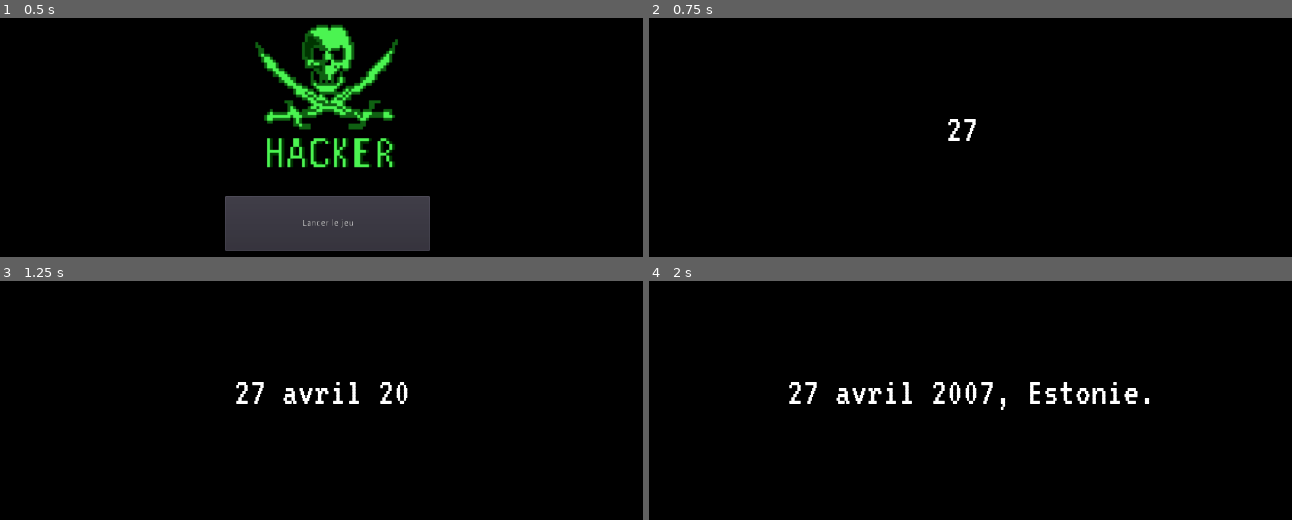
Above: before the commit, frames 1-4 (two rows, left to right).
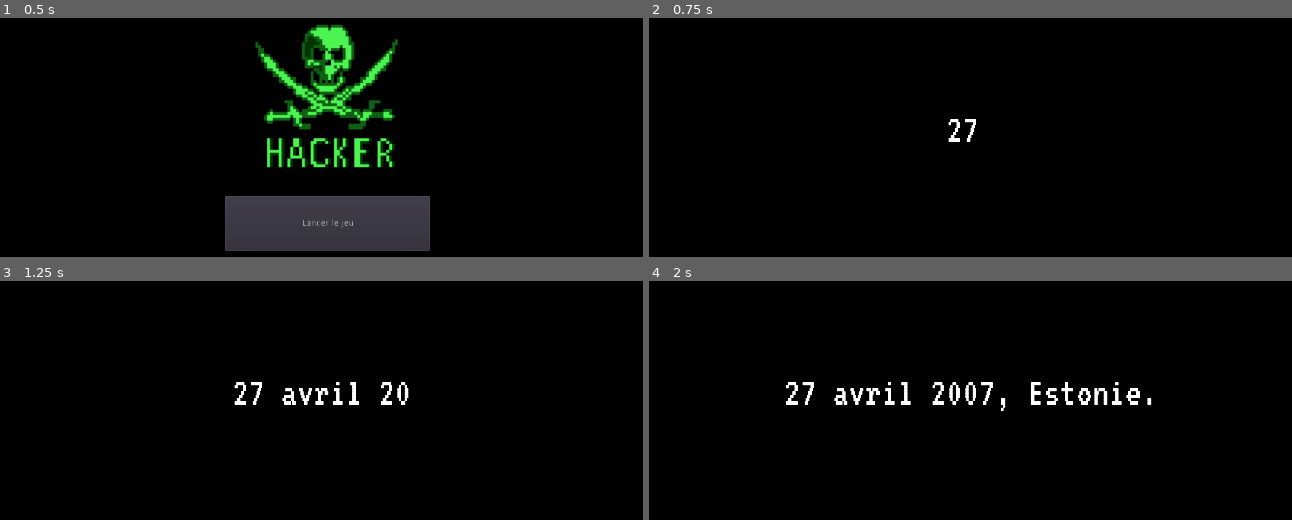
Above: after the commit, the same moments.

Repository: szerookii/hacker
Game: Godot game, scene res://scenes/WelcomeScreen.tscn
Two runs of this game, one before a commit and one after it. Both use one fixed random seed, a clock stepped at 60 frames per second and the inputs below.
Inputs (mouse positions are in pixels of both pictures, inside the frame that each line leads up to):
- Up to frame 1 (0.5 s): no input
- Up to frame 2 (0.75 s): click "Lancer le jeu" at 0.5 s
- Up to frame 3 (1.25 s): no input
- Up to frame 4 (2 s): tap Enter at 1.25 s; move the mouse to (1150, 362) at 1.27 s; hold D from 1.28 s (still down); hold Z from 1.28 s (still down); tap Space at 1.52 s

Frame 1 is identical in both runs. In frame 2, less than 0.1% of the frame differs, in the area x 46-51%, y 42-52%; in frame 3, 0.5%; in frame 4, 1.4%, in the area x 21-79%, y 42-55%.

Commit message:
disabled oversampling

Diff:
--- a/project.godot
+++ b/project.godot
@@ -57,3 +57,4 @@
 [rendering]
 
 environment/default_environment="res://default_env.tres"
+quality/dynamic_fonts/use_oversampling=false
